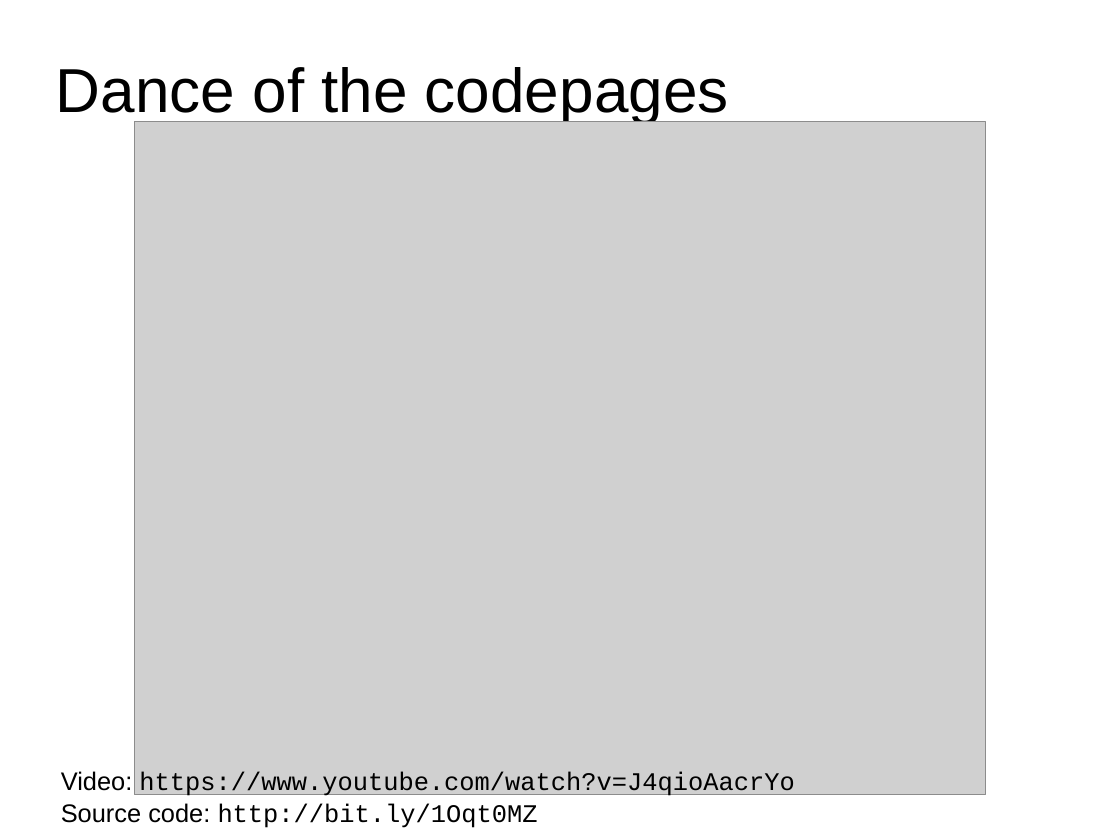
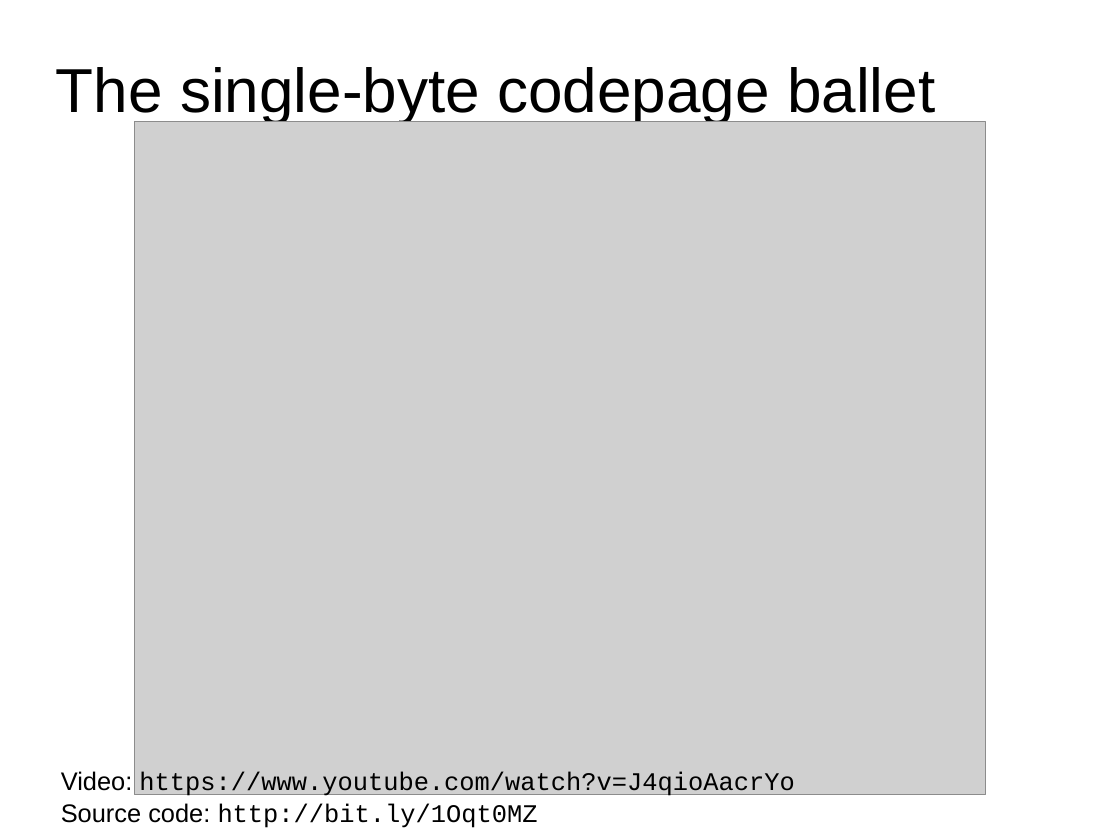
Before and after one commit to fluentpython/unicode-solutions, a slide deck: slide 3 of unicode-solutions.odp. Drawn at 1120x840 pixels with LibreOffice and Linux fonts; fonts in the diff are those of the drawing; grey boxes stand for pictures; background and template pictures are left out. Boxes give left, top, right and bottom in pixels: in the first picture for what was removed or moved away, otherwise in the second. Text is boxed around its words. In the diff, an @@ line names an element or a change of style, - is before the commit and + after.

```diff
--- a/unicode-solutions.odp
+++ b/unicode-solutions.odp
@@ title at <box>56,67,935,124</box>: text changed @@
-Dance of the codepages
+The single-byte codepage ballet
```
Also in this commit, not shown: 3 other slides changed, 1 slide added, 2 other files.
